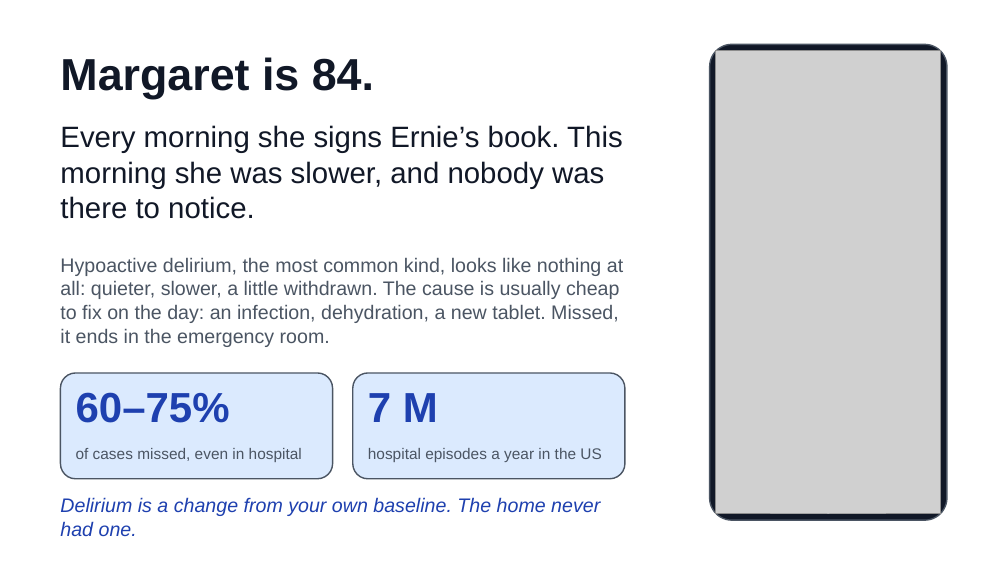
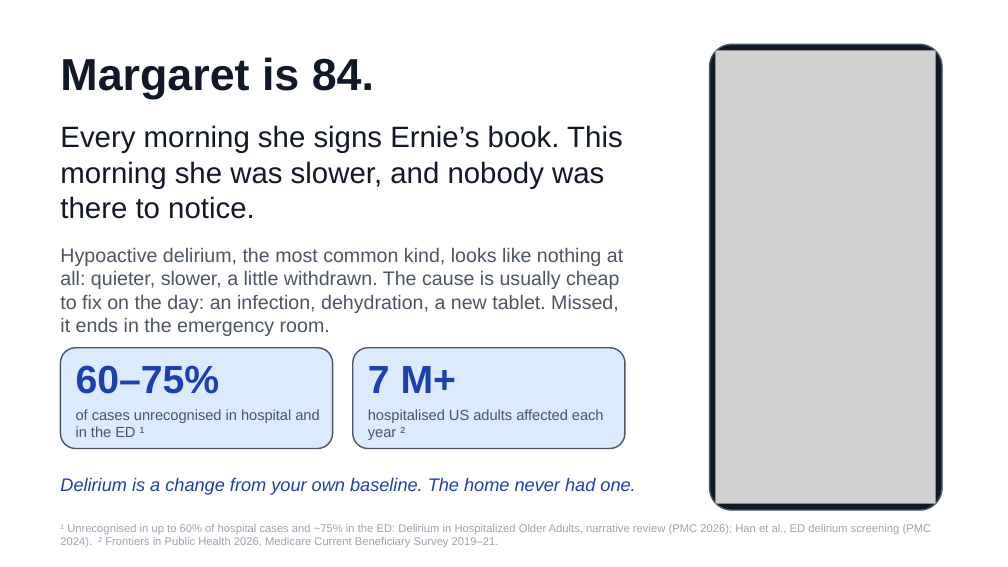
Before and after one commit to cpluntke/ernie, a slide deck: slide 2 of docs/talk/ernie-talk.pptx. Drawn at 1008x567 pixels with LibreOffice and Linux fonts; fonts in the diff are those of the drawing; grey boxes stand for pictures. Boxes give left, top, right and bottom in pixels: in the first picture for what was removed or moved away, otherwise in the second. Text is boxed around its words. In the diff, an @@ line names an element or a change of style, - is before the commit and + after.

```diff
--- a/docs/talk/ernie-talk.pptx
+++ b/docs/talk/ernie-talk.pptx
@@ proportions changed in 3 elements at (x1=60, y1=348, x2=333, y2=449), (x1=353, y1=348, x2=625, y2=449), (x1=710, y1=44, x2=942, y2=510) @@
@@ rounded rectangle resized from (x1=710, y1=44, x2=947, y2=520) to (x1=710, y1=44, x2=942, y2=510) @@
@@ picture resized from (x1=716, y1=50, x2=940, y2=514) to (x1=716, y1=50, x2=936, y2=504) @@
@@ text "Hypoactive delirium, the most common ..." moved from (x1=60, y1=258, x2=623, y2=347) to (x1=60, y1=248, x2=623, y2=336) @@
@@ rounded rectangle resized from (x1=60, y1=373, x2=333, y2=479) to (x1=60, y1=348, x2=333, y2=449) @@
@@ text "60–75%" moved from (x1=76, y1=392, x2=230, y2=423) to (x1=76, y1=365, x2=220, y2=394) @@
@@ text "60–75%" at (x1=76, y1=365, x2=220, y2=394): size 30 to 28 pt @@
@@ rounded rectangle resized from (x1=353, y1=373, x2=625, y2=479) to (x1=353, y1=348, x2=625, y2=449) @@
@@ text at (x1=368, y1=366, x2=456, y2=393): text changed; size 30 to 28 pt @@
-7 M
+7 M+
@@ text at (x1=76, y1=409, x2=319, y2=437): text changed; size 11 to 10.5 pt @@
-of cases missed, even in hospital
+of cases unrecognised in hospital and in the ED ¹
@@ text at (x1=368, y1=409, x2=604, y2=440): text changed; size 11 to 10.5 pt @@
-hospital episodes a year in the US
+hospitalised US adults affected each year ²
@@ text "Delirium is a change from ..." moved from (x1=60, y1=497, x2=600, y2=536) to (x1=60, y1=477, x2=635, y2=495) @@
@@ text "Delirium is a change from ..." at (x1=60, y1=477, x2=635, y2=495): size 14 to 13 pt @@
@@ text added at (x1=60, y1=524, x2=932, y2=547), 8 pt, text #9CA3AF @@
+¹ Unrecognised in up to 60% of hospital cases and ~75% in the ED: Delirium in Hospitalized Older Adults, narrative review (PMC 2026); Han et al., ED delirium screening (PMC 2024). ² Frontiers in Public Health 2026, Medicare Current Beneficiary Survey 2019–21.
```
Also in this commit, not shown: 2 other slides changed, 2 slides added, 2 slides removed, 2 other files.
